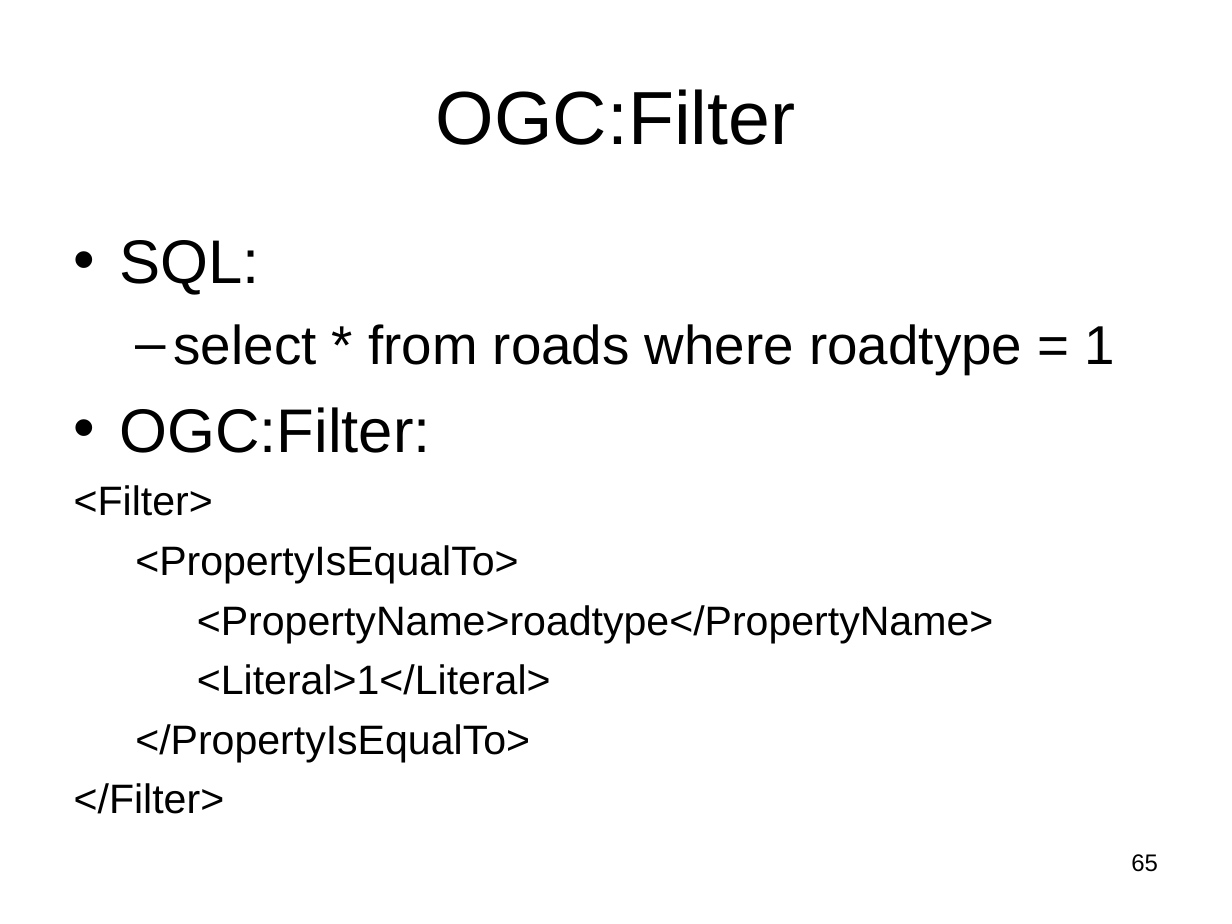
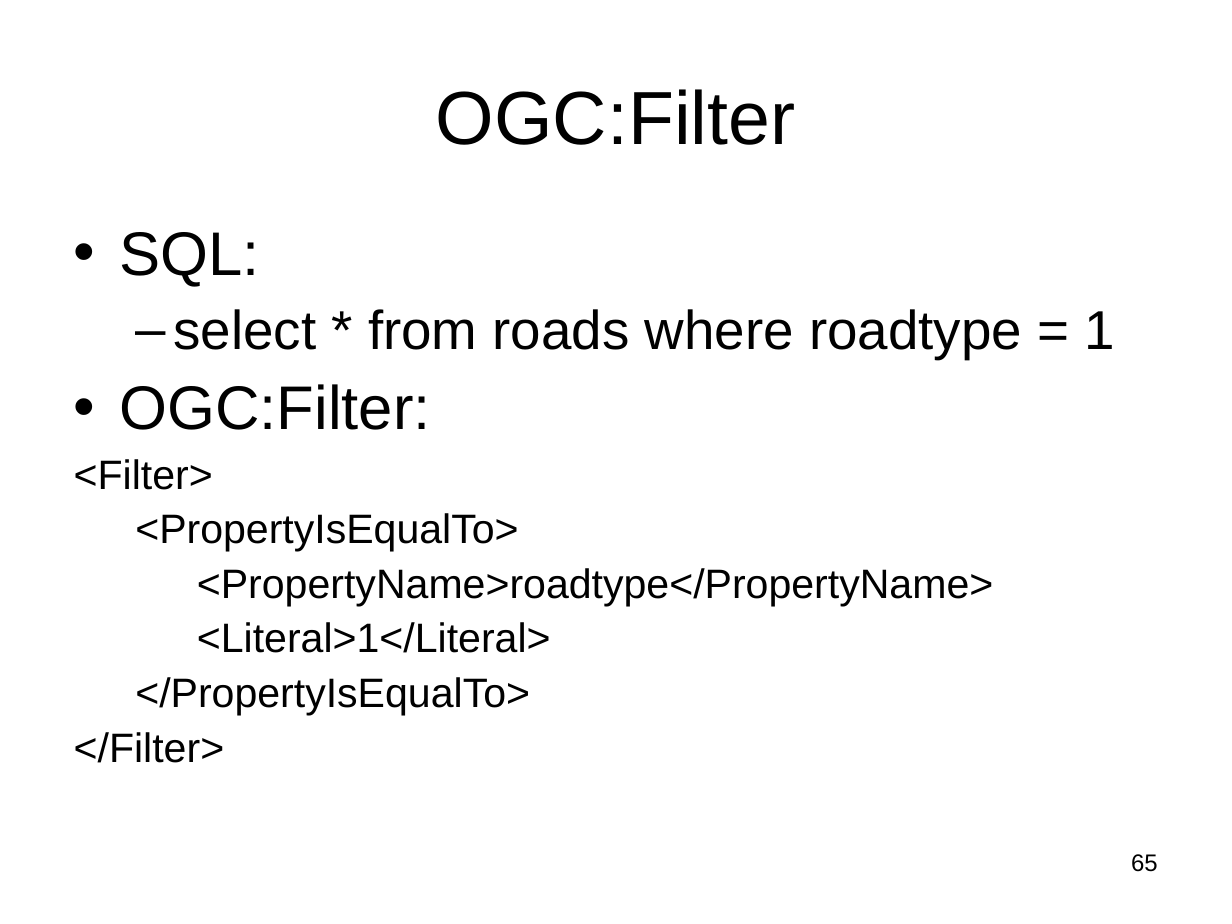
Before and after one commit to MapServer/ms-ogc-workshop, a slide deck: slide 65 of doc/ms_ogc_workshop.ppt. Drawn at 1232x924 pixels with LibreOffice and Linux fonts; fonts in the diff are those of the drawing. Boxes give left, top, right and bottom in pixels: in the first picture for what was removed or moved away, otherwise in the second. Text is boxed around its words. In the diff, an @@ line names an element or a change of style, - is before the commit and + after.

```diff
--- a/doc/ms_ogc_workshop.ppt
+++ b/doc/ms_ogc_workshop.ppt
@@ text "SQL:" at (74,232,1114,763): line spacing 1 to 0.9 @@
```
Also in this commit, not shown: 58 other slides changed.
